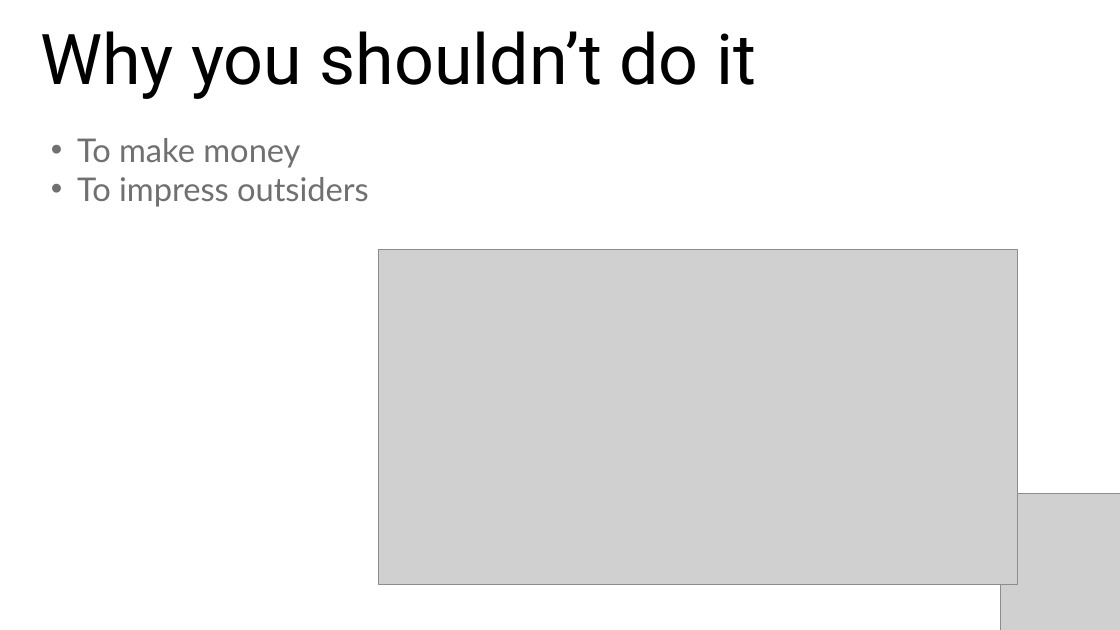
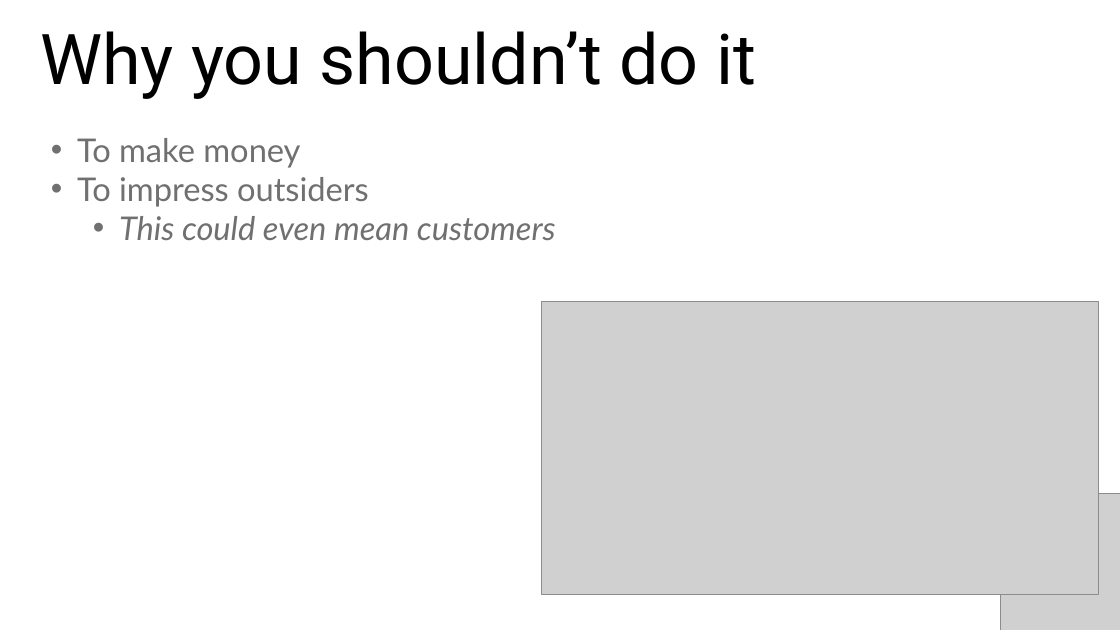
Before and after one commit to stringfestdata/reeling-dealing-technical-book, a slide deck: slide 8 of reeling-dealing-techincal-book.pptx. Drawn at 1120x630 pixels with LibreOffice and Linux fonts; fonts in the diff are those of the drawing; grey boxes stand for pictures. Boxes give left, top, right and bottom in pixels: in the first picture for what was removed or moved away, otherwise in the second. Text is boxed around its words. In the diff, an @@ line names an element or a change of style, - is before the commit and + after.

```diff
--- a/reeling-dealing-techincal-book.pptx
+++ b/reeling-dealing-techincal-book.pptx
@@ text at box(119, 216, 556, 240): paragraph added @@
+  • This could even mean customers
@@ picture: place and size @@
-picture at box(379, 249, 1017, 585)
+picture at box(542, 302, 1099, 594)
```
Also in this commit, not shown: 2 other slides changed, 1 slide added, 1 slide removed.
